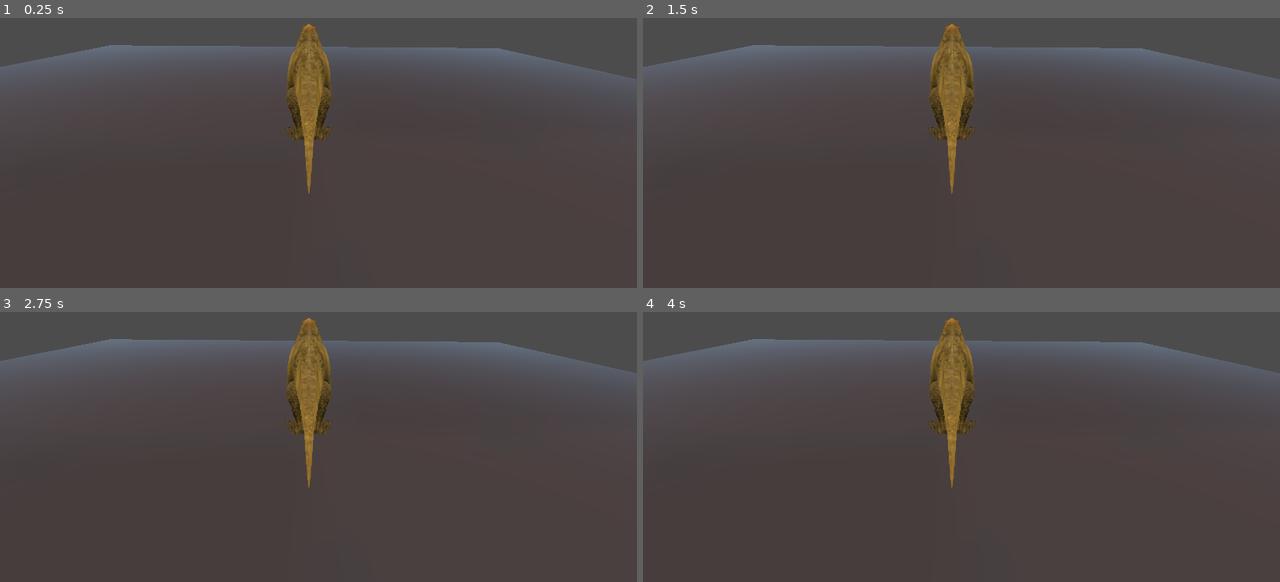
Above: before the commit, frames 1-4 (two rows, left to right).
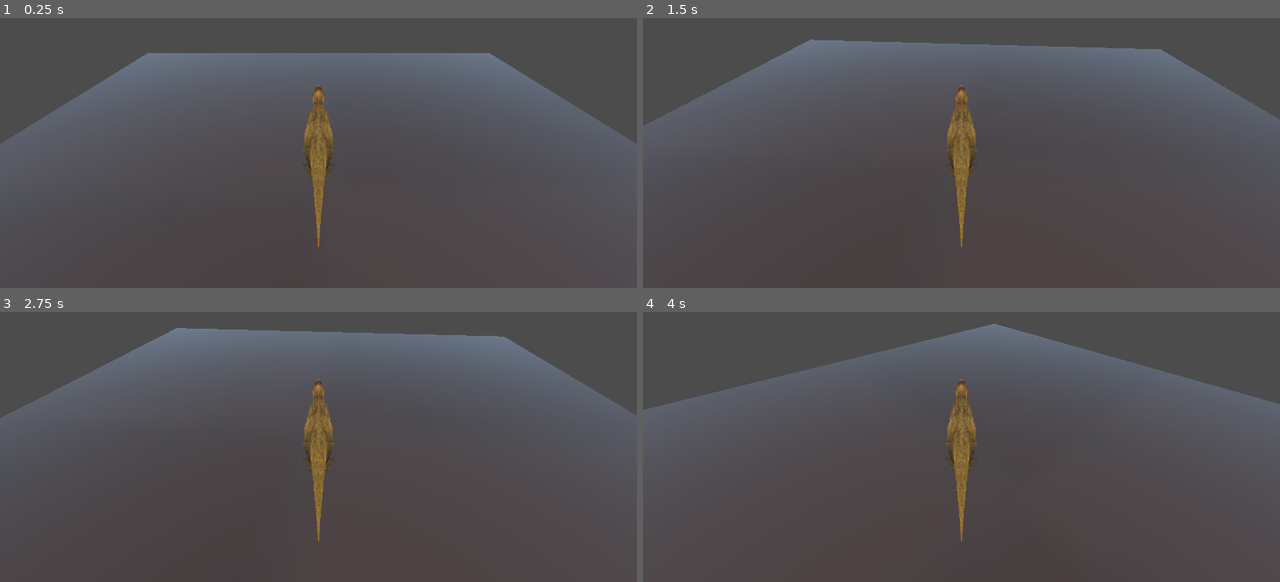
Above: after the commit, the same moments.

Repository: alejodiazg/ggj2020-antirampage
Game: Godot game, scene res://scenes/levels/TestScene.tscn
Same seed, same stepped clock (60 frames per second), same inputs: the game is played once before the commit and once after it.
Inputs:
- Up to frame 1 (0.25 s): no input
- Up to frame 2 (1.5 s): hold A (tecla_a, bound only after the commit) 0.53-1.28 s; tap D (tecla_d, bound only after the commit) at 0.8, 1.35 s
- Up to frame 3 (2.75 s): tap S (tecla_s, bound only after the commit) at 1.55 s; tap Enter at 2 s; hold S (tecla_s, bound only after the commit) from 2.03 s (still down); tap W (tecla_w, bound only after the commit) at 2.3 s
- Up to frame 4 (4 s): release S (tecla_s, bound only after the commit) at 2.78 s; tap W (tecla_w, bound only after the commit) at 2.85 s; tap A (tecla_a, bound only after the commit) at 3.05 s; tap Space at 3.5 s; hold A (tecla_a, bound only after the commit) from 3.53 s (still down); tap D (tecla_d, bound only after the commit) at 3.8 s

The runs differ from the first frame. In frame 1, 31% of the frame differs, in the area x 0-100%, y 2-85%; in frame 2, 13%; in frame 3, 15%; in frame 4, 15%.

Commit message:
add camera to dino

Diff:
--- a/AntiRampage/project.godot
+++ b/AntiRampage/project.godot
@@ -19,6 +19,29 @@
 run/main_scene="res://scenes/levels/TestScene.tscn"
 config/icon="res://icon.png"
 
+[input]
+
+tecla_a={
+"deadzone": 0.5,
+"events": [ Object(InputEventKey,"resource_local_to_scene":false,"resource_name":"","device":0,"alt":false,"shift":false,"control":false,"meta":false,"command":false,"pressed":false,"scancode":65,"unicode":0,"echo":false,"script":null)
+ ]
+}
+tecla_s={
+"deadzone": 0.5,
+"events": [ Object(InputEventKey,"resource_local_to_scene":false,"resource_name":"","device":0,"alt":false,"shift":false,"control":false,"meta":false,"command":false,"pressed":false,"scancode":83,"unicode":0,"echo":false,"script":null)
+ ]
+}
+tecla_d={
+"deadzone": 0.5,
+"events": [ Object(InputEventKey,"resource_local_to_scene":false,"resource_name":"","device":0,"alt":false,"shift":false,"control":false,"meta":false,"command":false,"pressed":false,"scancode":68,"unicode":0,"echo":false,"script":null)
+ ]
+}
+tecla_w={
+"deadzone": 0.5,
+"events": [ Object(InputEventKey,"resource_local_to_scene":false,"resource_name":"","device":0,"alt":false,"shift":false,"control":false,"meta":false,"command":false,"pressed":false,"scancode":87,"unicode":0,"echo":false,"script":null)
+ ]
+}
+
 [rendering]
 
 environment/default_environment="res://default_env.tres"
--- a/AntiRampage/scenes/characters/Dino.tscn
+++ b/AntiRampage/scenes/characters/Dino.tscn
@@ -12,6 +12,11 @@
 [node name="KinematicBody" type="KinematicBody" parent="."]
 script = ExtResource( 1 )
 
+[node name="Spatial" type="Spatial" parent="KinematicBody"]
+
+[node name="Camera" type="Camera" parent="KinematicBody/Spatial"]
+transform = Transform( -5, -2.18557e-07, 3.78552e-07, 0, 4.33013, 2.5, -4.37114e-07, 2.5, -4.33013, -3.43692e-06, 71.4822, -73.1851 )
+
 [node name="CollisionShape2" type="CollisionShape" parent="KinematicBody"]
 shape = SubResource( 1 )
 
--- a/AntiRampage/scenes/characters/character_movement.gd
+++ b/AntiRampage/scenes/characters/character_movement.gd
@@ -28,7 +28,7 @@
 		rotation_degrees.y -= rotation_spd
 
 	if (Input.is_action_just_released("tecla_a") || Input.is_action_just_released("tecla_d")):
-		speed.x = 0
+		speed = Vector3(0,0,0)
 
 	if (Input.is_action_just_released("tecla_w") || Input.is_action_just_released("tecla_s")):
-		speed.y = 0
+		speed = Vector3(0,0,0)
--- a/AntiRampage/scenes/levels/TestScene.tscn
+++ b/AntiRampage/scenes/levels/TestScene.tscn
@@ -12,6 +12,7 @@
 albedo_texture = ExtResource( 1 )
 
 [sub_resource type="BoxShape" id=3]
+extents = Vector3( 3.12679, 1, 3.01293 )
 
 [node name="main" type="Spatial"]
 
@@ -29,10 +30,11 @@
 shape = SubResource( 3 )
 
 [node name="dino" parent="." instance=ExtResource( 2 )]
+transform = Transform( 0.2, 0, 0, 0, 0.2, 0, 0, 0, 0.2, 0, 2.22525, 0 )
 
 [node name="CamerGimbal" type="Spatial" parent="."]
 
 [node name="InnerGimbal" type="Spatial" parent="CamerGimbal"]
 
 [node name="Camera" type="Camera" parent="CamerGimbal/InnerGimbal"]
-transform = Transform( -0.999361, -9.30727e-010, 0.0357594, 0.0120952, 0.941061, 0.338022, -0.0336517, 0.338238, -0.940459, 0, 6.15919, -11.7027 )
+transform = Transform( 1, 0, 0, 0, 1, 0, 0, 0, 1, -17.8421, 15.6248, -24.1881 )
